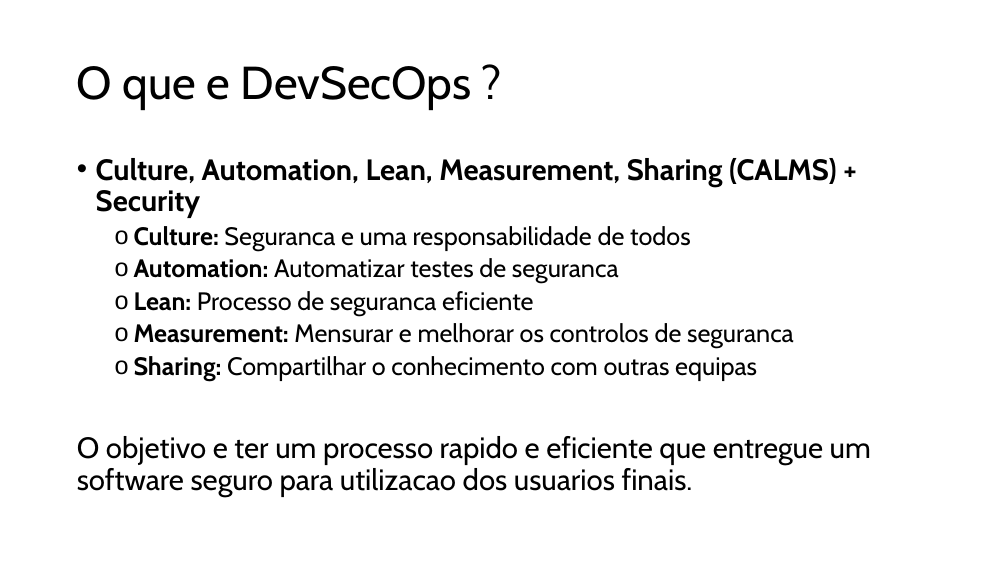
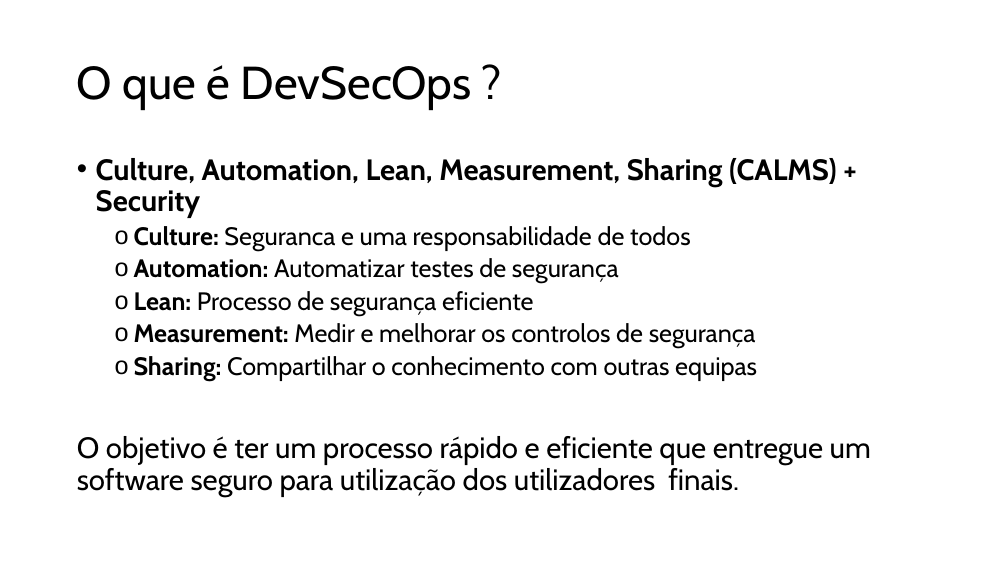
Before and after one commit to raqsilva8/pme-devsecops-toolkit, a slide deck: slide 5 of Material_de_Treino/DevSecOps_tecnico.pptx. Drawn at 1008x567 pixels with LibreOffice and Linux fonts; fonts in the diff are those of the drawing. Boxes give left, top, right and bottom in pixels: in the first picture for what was removed or moved away, otherwise in the second. Text is boxed around its words. In the diff, an @@ line names an element or a change of style, - is before the commit and + after.

```diff
--- a/Material_de_Treino/DevSecOps_tecnico.pptx
+++ b/Material_de_Treino/DevSecOps_tecnico.pptx
@@ title at box(77, 65, 472, 110): text changed @@
-O que e DevSecOps ?
+O que é DevSecOps ?
@@ text at box(134, 258, 756, 348): text changed @@
-  o Automation: Automatizar testes de seguranca
-  o Lean: Processo de seguranca eficiente
-  o Measurement: Mensurar e melhorar os controlos de seguranca
+  o Automation: Automatizar testes de segurança
+  o Lean: Processo de segurança eficiente
+  o Measurement: Medir e melhorar os controlos de segurança
@@ text at box(77, 436, 871, 497): text changed @@
-O objetivo e ter um processo rapido e eficiente que entregue um software seguro para utilizacao dos usuarios finais.
+O objetivo é ter um processo rápido e eficiente que entregue um software seguro para utilização dos utilizadores finais.
```
Also in this commit, not shown: 13 other slides changed, 1 other file.
